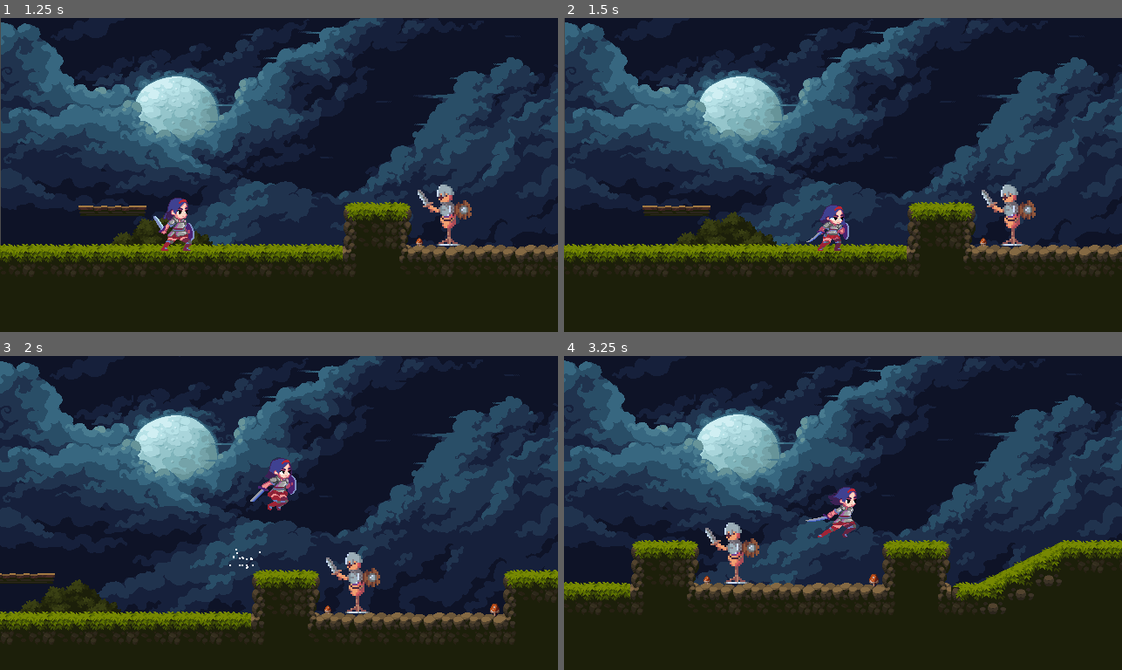
Above: before the commit, frames 1-4 (two rows, left to right).
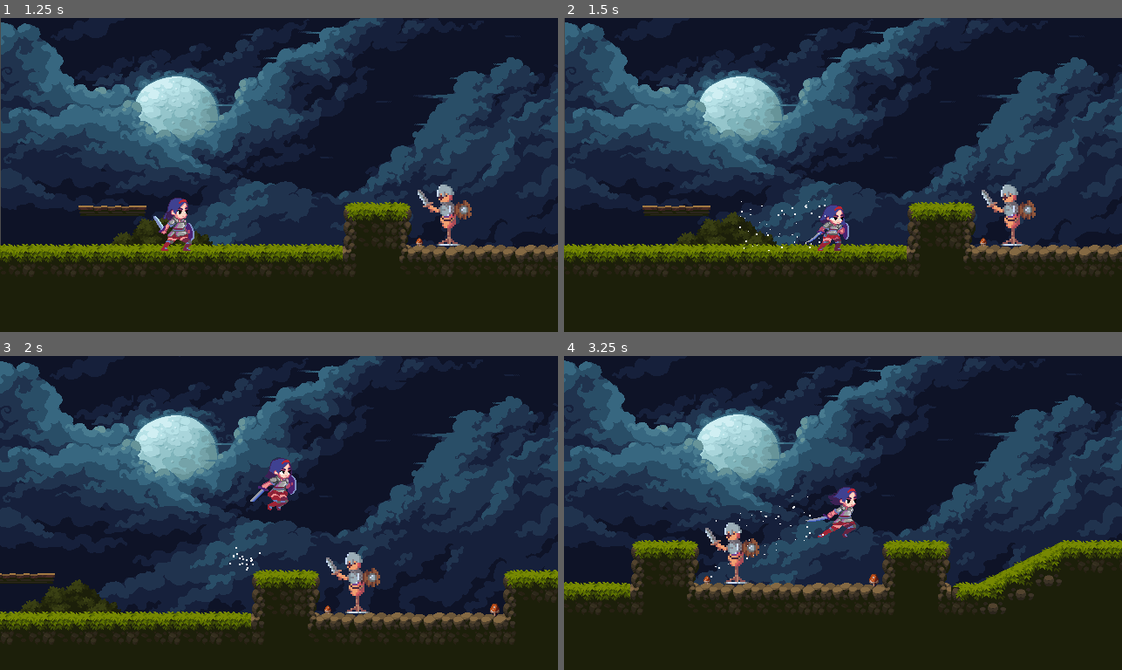
Above: after the commit, the same moments.

Repository: Crustar/Godot_HackSlash_project
Game: Godot game, scene res://src/level/test_scene.tscn
Two runs of this game, one before a commit and one after it. Both use one fixed random seed, a clock stepped at 60 frames per second and the inputs below.
Inputs:
- Up to frame 1 (1.25 s): hold D (right) from 0.53 s (still down); tap Z (attack) at 0.6 s; tap X (jump) at 0.77, 1.07 s; tap Shift (dash) at 0.8 s
- Up to frame 2 (1.5 s): keep holding D (right); tap Shift (dash) at 1.35 s
- Up to frame 3 (2 s): keep holding D (right); tap X (jump) at 1.52, 1.55, 1.82 s
- Up to frame 4 (3.25 s): release D (right) at 2.03 s; hold A (left) 2.03-2.78 s; tap X (jump) at 2.1, 3.02 s; tap Z (attack) at 2.3, 2.85 s; hold D (right) from 2.78 s (still down); tap Shift (dash) at 3.05 s

Frame 1 is identical in both runs. In frame 2, less than 0.1% of the frame differs, in the area x 31-47%, y 57-75%; in frame 3, less than 0.1%; in frame 4, less than 0.1%.

Commit message:
add particle effect to dashing

Diff:
--- a/src/class/class_CharacterAnimationPlayer.gd
+++ b/src/class/class_CharacterAnimationPlayer.gd
@@ -8,9 +8,9 @@
 func flip_sprite (dir: int):
 	match dir:
 		1:
-			sprite.scale.x = 1
+			sprite.flip_scale(dir)
 		-1:
-			sprite.scale.x = -1
+			sprite.flip_scale(dir)
 		0:
 			pass
 		_:
--- a/src/player/player.tscn
+++ b/src/player/player.tscn
@@ -1,7 +1,8 @@
-[gd_scene load_steps=27 format=3 uid="uid://c1tv4ktn7kmt6"]
+[gd_scene load_steps=28 format=3 uid="uid://c1tv4ktn7kmt6"]
 
 [ext_resource type="Script" uid="uid://bjxmhq005u8pi" path="res://src/player/player.gd" id="1_rkbax"]
 [ext_resource type="Texture2D" uid="uid://b2m4b8o4uxkny" path="res://asset/player_sprite/Idle_KG_2.png" id="2_boad6"]
+[ext_resource type="Script" uid="uid://3jnapg13wwfs" path="res://src/player/sprite.gd" id="3_6bm8s"]
 [ext_resource type="Texture2D" uid="uid://d2h2k6jp0iv31" path="res://asset/player_sprite/Walking_KG_2.png" id="3_8t03j"]
 [ext_resource type="PackedScene" uid="uid://1mkyt2mo3a06" path="res://src/state_machine/state_machine.tscn" id="3_yw30f"]
 [ext_resource type="Texture2D" uid="uid://dojlaqus2hxqb" path="res://asset/player_sprite/Jump_KG_2.png" id="4_2ieo8"]
@@ -97,6 +98,18 @@
 "times": PackedFloat32Array(0),
 "transitions": PackedFloat32Array(1),
 "update": 1,
+"values": [true]
+}
+tracks/6/type = "value"
+tracks/6/imported = false
+tracks/6/enabled = true
+tracks/6/path = NodePath("Sprite/dash_VE:emitting")
+tracks/6/interp = 1
+tracks/6/loop_wrap = true
+tracks/6/keys = {
+"times": PackedFloat32Array(0),
+"transitions": PackedFloat32Array(1),
+"update": 1,
 "values": [false]
 }
 
@@ -227,6 +240,18 @@
 "update": 1,
 "values": [0, 1, 2, 3]
 }
+tracks/4/type = "value"
+tracks/4/imported = false
+tracks/4/enabled = true
+tracks/4/path = NodePath("Sprite/dash_VE:emitting")
+tracks/4/interp = 1
+tracks/4/loop_wrap = true
+tracks/4/keys = {
+"times": PackedFloat32Array(0),
+"transitions": PackedFloat32Array(1),
+"update": 1,
+"values": [true]
+}
 
 [sub_resource type="Animation" id="Animation_tqiix"]
 resource_name = "falling"
@@ -462,41 +487,11 @@
 position = Vector2(1, -32)
 texture = ExtResource("2_boad6")
 hframes = 4
-
-[node name="attack_zone" type="Area2D" parent="Sprite" groups=["Character_attack_zone"]]
-position = Vector2(0.5, 2)
-
-[node name="attack_shape_f2" type="CollisionShape2D" parent="Sprite/attack_zone"]
-position = Vector2(29, -13)
-shape = SubResource("RectangleShape2D_6bm8s")
-disabled = true
-
-[node name="attack_shape_f3" type="CollisionShape2D" parent="Sprite/attack_zone"]
-position = Vector2(34, 10)
-shape = SubResource("RectangleShape2D_wlj80")
-
-[node name="Collision" type="CollisionShape2D" parent="."]
-position = Vector2(1.5, -30)
-shape = SubResource("RectangleShape2D_2smqc")
-
-[node name="AnimationPlayer" type="AnimationPlayer" parent="." node_paths=PackedStringArray("sprite")]
-libraries = {
-&"": SubResource("AnimationLibrary_e7oew")
-}
-autoplay = "idling"
-script = ExtResource("6_ylhto")
-sprite = NodePath("../Sprite")
-metadata/_custom_type_script = "uid://bu1x4j5ovdkc2"
-
-[node name="Camera2D" type="Camera2D" parent="."]
-limit_left = -73
-limit_top = 0
-limit_right = 945
-limit_bottom = 415
-
-[node name="jump_VE" type="CPUParticles2D" parent="."]
+script = ExtResource("3_6bm8s")
+
+[node name="jump_VE" type="CPUParticles2D" parent="Sprite"]
 unique_name_in_owner = true
-position = Vector2(-4, 1)
+position = Vector2(-5, 33)
 emitting = false
 amount = 20
 lifetime = 0.2
@@ -505,10 +500,57 @@
 randomness = 1.0
 lifetime_randomness = 0.42
 emission_shape = 3
-emission_rect_extents = Vector2(15, 2)
+emission_rect_extents = Vector2(15, 4)
 spread = 62.75
 scale_amount_min = 2.0
 scale_amount_max = 2.0
+
+[node name="dash_VE" type="CPUParticles2D" parent="Sprite"]
+unique_name_in_owner = true
+position = Vector2(-12, 2)
+emitting = false
+amount = 60
+lifetime = 0.3
+one_shot = true
+explosiveness = 0.5
+randomness = 0.7
+lifetime_randomness = 1.0
+emission_shape = 3
+emission_rect_extents = Vector2(4, 30)
+gravity = Vector2(-980, 0)
+scale_amount_max = 2.0
+
+[node name="attack_zone" type="Area2D" parent="Sprite" groups=["Character_attack_zone"]]
+position = Vector2(0.5, 2)
+
+[node name="attack_shape_f2" type="CollisionShape2D" parent="Sprite/attack_zone"]
+position = Vector2(29, -13)
+shape = SubResource("RectangleShape2D_6bm8s")
+disabled = true
+
+[node name="attack_shape_f3" type="CollisionShape2D" parent="Sprite/attack_zone"]
+position = Vector2(34, 10)
+shape = SubResource("RectangleShape2D_wlj80")
+disabled = true
+
+[node name="Collision" type="CollisionShape2D" parent="."]
+position = Vector2(1.5, -30)
+shape = SubResource("RectangleShape2D_2smqc")
+
+[node name="AnimationPlayer" type="AnimationPlayer" parent="." node_paths=PackedStringArray("sprite")]
+libraries = {
+&"": SubResource("AnimationLibrary_e7oew")
+}
+autoplay = "idling"
+script = ExtResource("6_ylhto")
+sprite = NodePath("../Sprite")
+metadata/_custom_type_script = "uid://bu1x4j5ovdkc2"
+
+[node name="Camera2D" type="Camera2D" parent="."]
+limit_left = -73
+limit_top = 0
+limit_right = 945
+limit_bottom = 415
 
 [node name="state_machine" parent="." node_paths=PackedStringArray("initial_state", "player_node", "animation_player_node") instance=ExtResource("3_yw30f")]
 initial_state = NodePath("idling")
--- /dev/null
+++ b/src/player/sprite.gd
@@ -0,0 +1,13 @@
+extends Sprite2D
+
+@onready var dash_ve: CPUParticles2D = %dash_VE
+@onready var jump_ve: CPUParticles2D = %jump_VE
+
+func flip_scale (dir: int):
+	if dir == -1 or dir == 1:
+		self.scale.x = dir
+		jump_ve.scale.x = dir
+		dash_ve.scale.x = dir
+		dash_ve.gravity.x = -abs(dash_ve.gravity.x) * dir
+	else:
+		print_debug("flip_scale passing wrong arguement")
--- a/src/state_machine/player/dashing.gd
+++ b/src/state_machine/player/dashing.gd
@@ -5,15 +5,14 @@
 @onready var dash_duration: Timer = $dash_duration
 @onready var sprite: Sprite2D = %Sprite
 
+
 func enter() -> void:
 	super()
 	base_velocity = abs(player.velocity.x)
 	dash_direction = sign(Input.get_axis("left", "right"))
 	if dash_direction == 0: # fallback
-		if sprite.flip_h :
-			dash_direction =  -1
-		else:
-			dash_direction = 1
+		dash_direction = sprite.scale.x
+
 	dash_duration.start()
 	animation.play("dashing")
 	print_debug("entering DASHING state")
--- a/src/state_machine/player/falling.gd
+++ b/src/state_machine/player/falling.gd
@@ -1,5 +1,6 @@
 extends PlayerState
 
+@onready var jump_ve: CPUParticles2D = %jump_VE
 
 func enter() -> void:
 	super()
@@ -41,7 +42,7 @@
 			if player.jump_count < player.max_jump:
 				player.velocity.y = - player.JUMP_VELOCITY
 				player.jump_count += 1
-				print_debug("double jump")
+				jump_ve.emitting = true
 				Transition.emit(self,"jumping")
 		"dash":
 			if player.dash_count < player.max_dash :
Not shown, added: src/player/sprite.gd.uid
